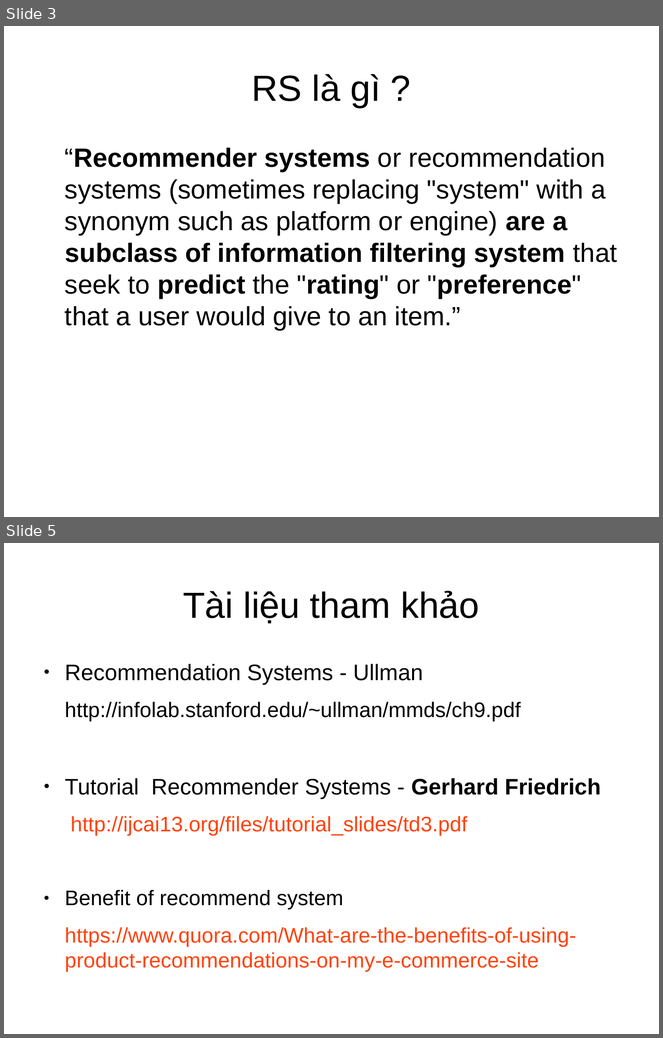
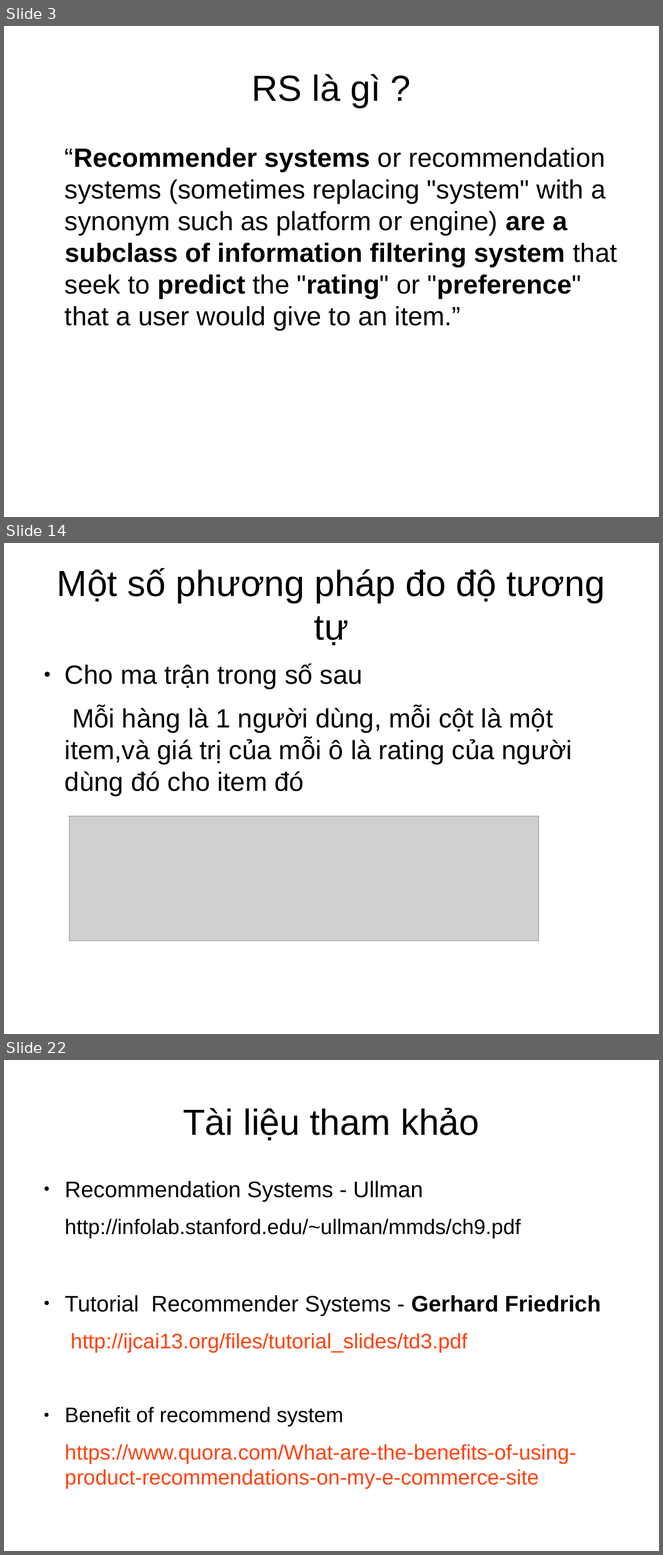
Before and after one commit to dungyeutrang/document, a slide deck: RS.odp. Shown one above the other, each under a label of ours: slides 3 and 5 before the commit, slides 3, 14 and 22 after it; the slides between them are not shown. The pictures are 663x1038 and 663x1555 pixels, drawn with LibreOffice and Linux fonts; fonts in the diff are those of the drawing; grey boxes stand for pictures. Boxes give left, top, right and bottom in pixels: in the first picture for what was removed or moved away, otherwise in the second. Text is boxed around its words. In the diff, an @@ line names an element or a change of style, - is before the commit and + after.

```diff
--- a/RS.odp
+++ b/RS.odp
@@ slide 14 added at [4, 543, 659, 1034], background #FFFFFF @@
@@ title added at [57, 568, 605, 645], 44 pt, text #000000 @@
+Một số phương pháp đo độ tương tự
@@ text added at [65, 664, 572, 796], 32 pt, text #000000 @@
+● Cho ma trận trong số sau
+Mỗi hàng là 1 người dùng, mỗi cột là một item,và giá trị của mỗi ô là rating của người dùng đó cho item đó
@@ picture added at [70, 817, 539, 941] @@
@@ what was slide 5 is now slide 22 @@
```
Also in this commit, not shown: 1 slide changed, 17 other slides added, 1 slide removed, 1 other file.
